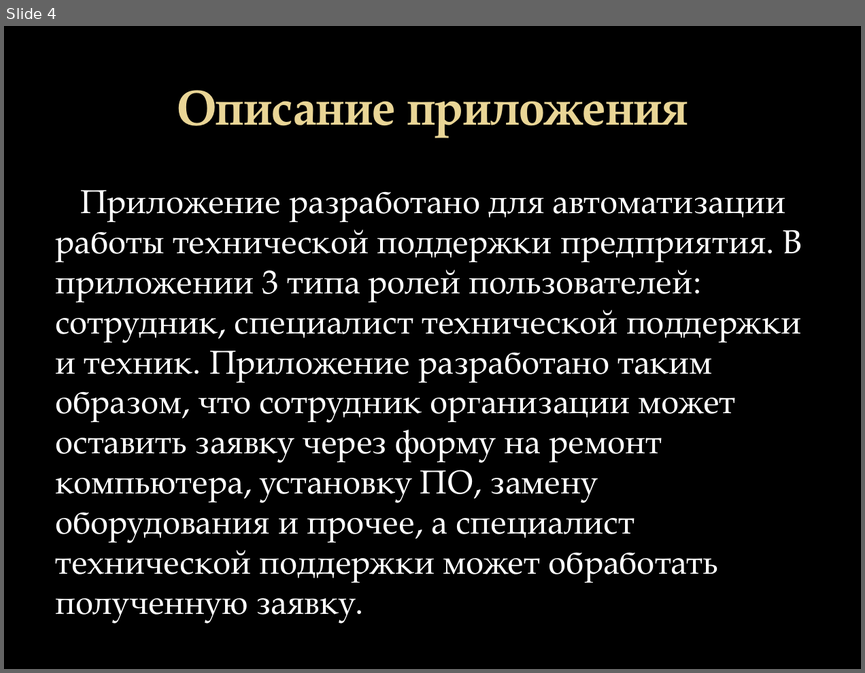
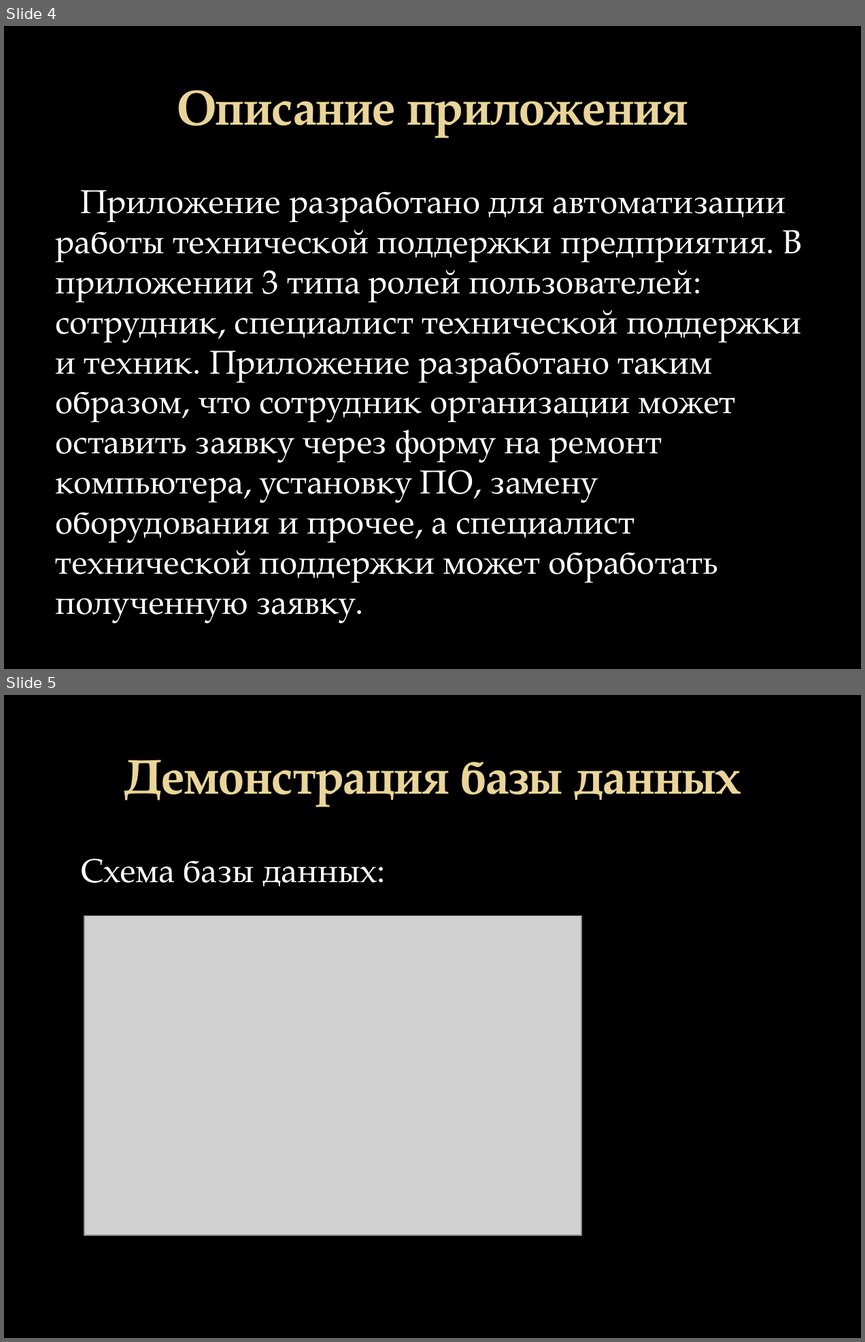
Before and after one commit to Krak12/Abilympics3.0, a slide deck: Abilympics3.0.pptx. Shown one above the other, each under a label of ours: slide 4 before the commit, slides 4 and 5 after it. The pictures are 865x673 and 865x1342 pixels, drawn with LibreOffice and Linux fonts; fonts in the diff are those of the drawing; grey boxes stand for pictures; background and template pictures are left out. Boxes give left, top, right and bottom in pixels: in the first picture for what was removed or moved away, otherwise in the second. Text is boxed around its words. In the diff, an @@ line names an element or a change of style, - is before the commit and + after.

```diff
--- a/Abilympics3.0.pptx
+++ b/Abilympics3.0.pptx
@@ slide 5 added at box(4, 695, 861, 1338), background picture (left out) @@
@@ title added at box(124, 760, 740, 807), 41 pt, text gradient #EAD696 to #E7D081, bold @@
+Демонстрация базы данных
@@ text added at box(80, 858, 377, 887), 28 pt, text #FFFFFF @@
+Схема базы данных:
@@ picture added at box(84, 916, 581, 1235) @@
```
Also in this commit, not shown: 12 other slides added, 13 slides removed, 5 other files.
